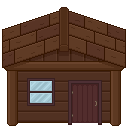
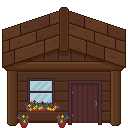
Layer changes from the first 128 x 128 image to the second:
added layer "flowe" above "Eingefügte Ebene" over [17,100,69,128]
